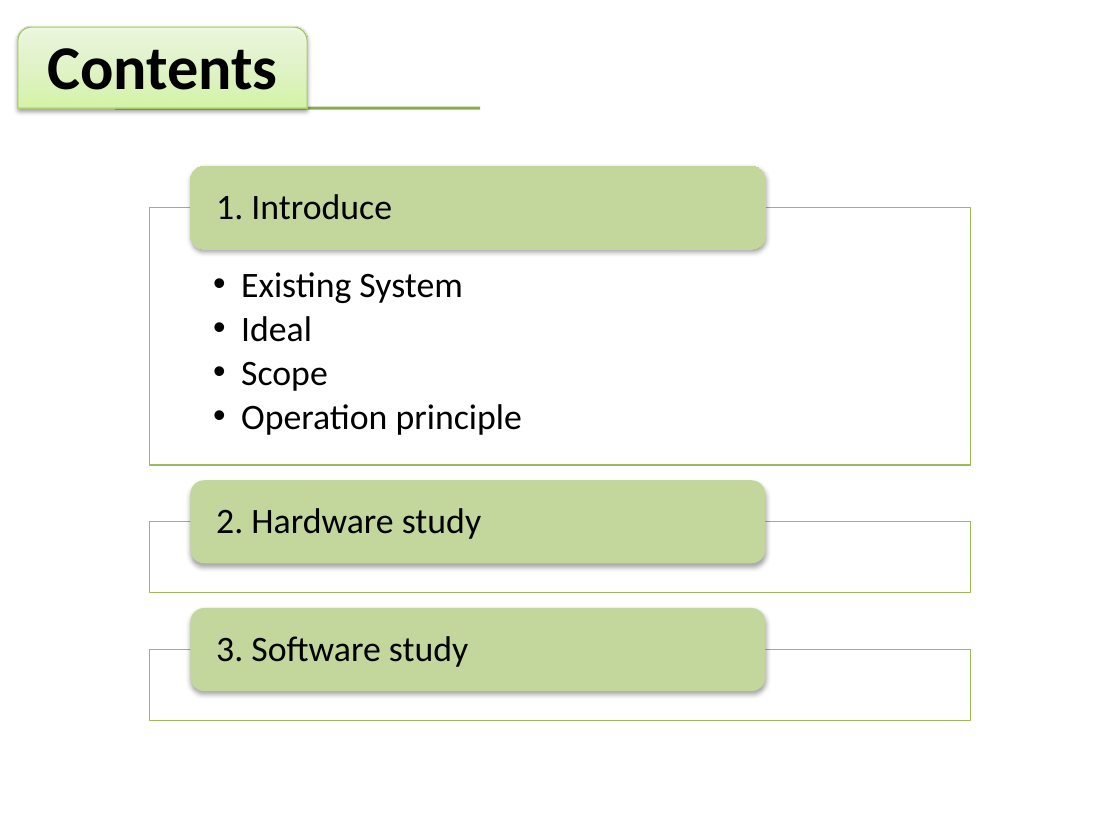
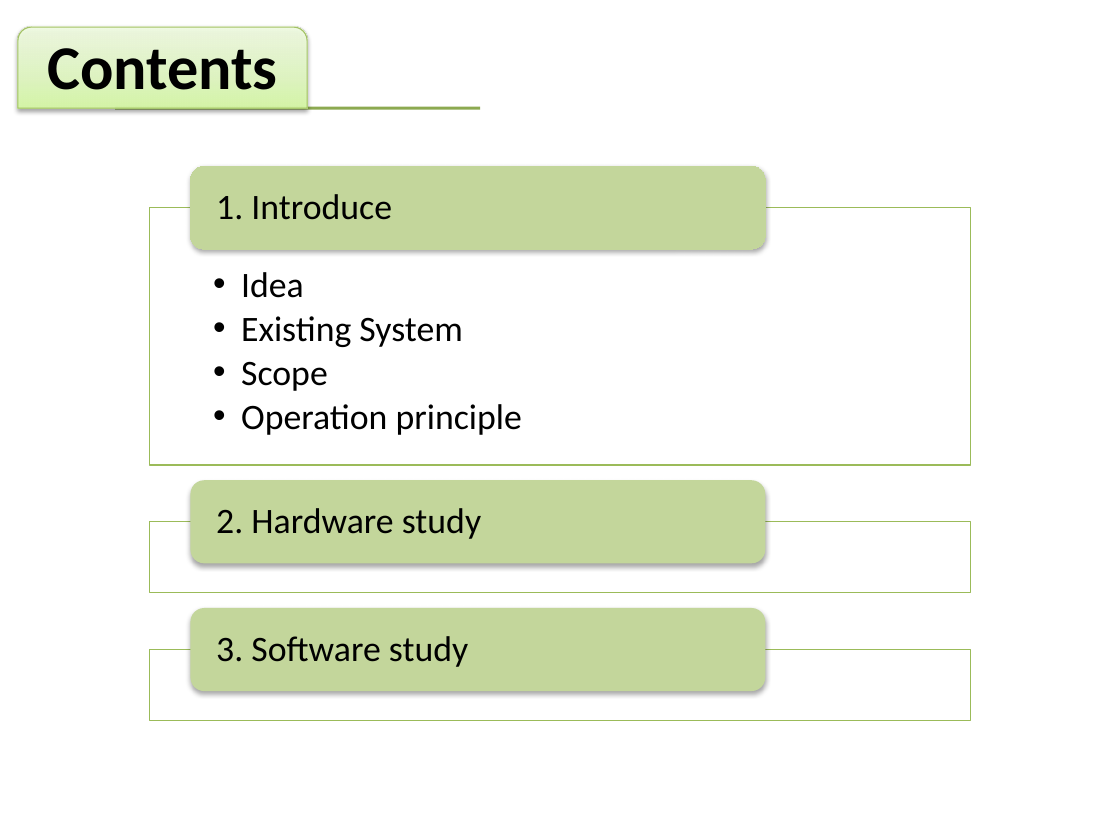
Before and after one commit to thanhlcm90/smart-menu-solution, a slide deck: slide 2 of Documents/Other Docs/SMS Group - Slide Thẩm định đồ án.pptx. Drawn at 1120x840 pixels with LibreOffice and Linux fonts; fonts in the diff are those of the drawing; background and template pictures are left out. Boxes give left, top, right and bottom in pixels: in the first picture for what was removed or moved away, otherwise in the second. Text is boxed around its words. In the diff, an @@ line names an element or a change of style, - is before the commit and + after.

```diff
--- a/Documents/Other Docs/SMS Group - Slide Thẩm định đồ án.pptx
+++ b/Documents/Other Docs/SMS Group - Slide Thẩm định đồ án.pptx
@@ text at [241,272,304,298]: paragraph added @@
+  •• Idea
@@ text at [241,316,312,342]: paragraph removed @@
-  •• Ideal
```
Also in this commit, not shown: 3 other slides changed.
